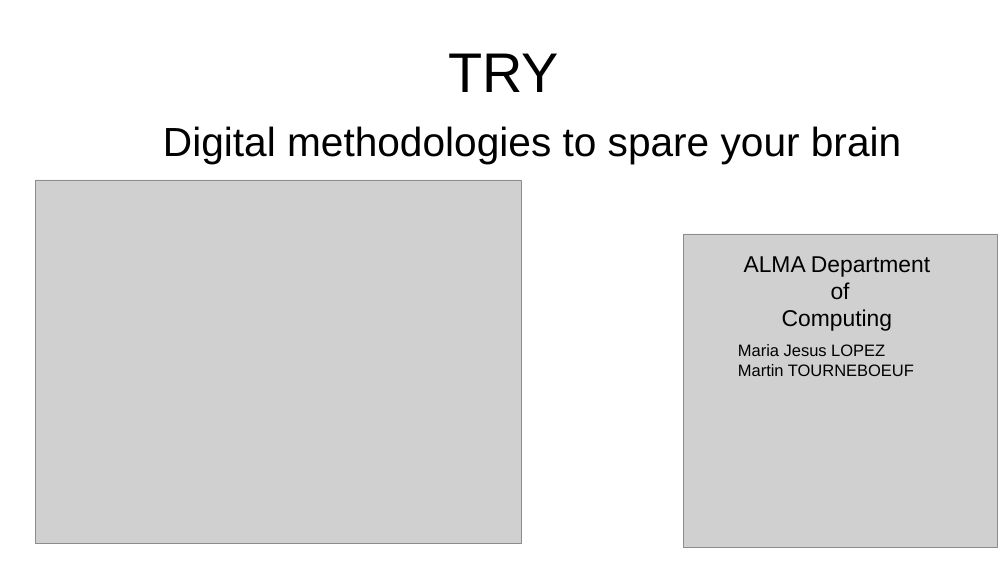
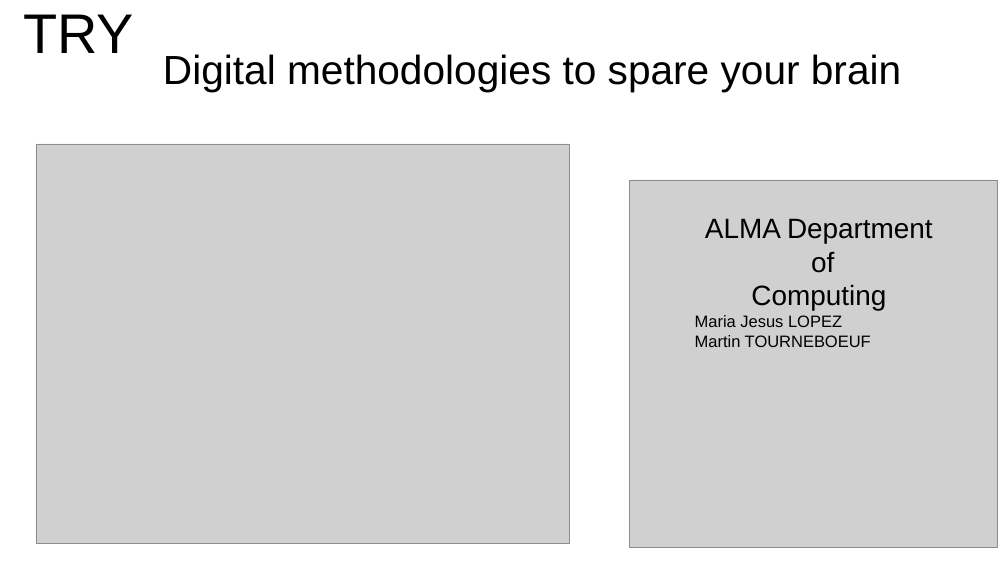
Before and after one commit to tinmarino/try, a slide deck: slide 1 of res/1_intro.odp. Drawn at 1008x567 pixels with LibreOffice and Linux fonts; fonts in the diff are those of the drawing; grey boxes stand for pictures. Boxes give left, top, right and bottom in pixels: in the first picture for what was removed or moved away, otherwise in the second. Text is boxed around its words. In the diff, an @@ line names an element or a change of style, - is before the commit and + after.

```diff
--- a/res/1_intro.odp
+++ b/res/1_intro.odp
@@ title "TRY": place and size @@
-title "TRY" at bbox=[449, 53, 560, 92]
+title "TRY" at bbox=[23, 14, 134, 53]
@@ subtitle "Digital methodologies to spare your ...": place and size @@
-subtitle "Digital methodologies to spare your ..." at bbox=[163, 126, 901, 164]
+subtitle "Digital methodologies to spare your ..." at bbox=[163, 54, 901, 92]
@@ picture: place and size @@
-picture at bbox=[36, 180, 521, 544]
+picture at bbox=[36, 144, 569, 543]
@@ picture: place and size @@
-picture at bbox=[684, 234, 998, 548]
+picture at bbox=[630, 180, 998, 548]
@@ text "ALMA Department": place and size @@
-text "ALMA Department" at bbox=[744, 256, 930, 331]
+text "ALMA Department" at bbox=[705, 218, 933, 310]
@@ text "ALMA Department" at bbox=[705, 218, 933, 310]: size 18 to 22 pt @@
@@ text "Maria Jesus LOPEZ Martin TOURNEBOEUF": place and size @@
-text "Maria Jesus LOPEZ Martin TOURNEBOEUF" at bbox=[738, 344, 914, 376]
+text "Maria Jesus LOPEZ Martin TOURNEBOEUF" at bbox=[695, 315, 871, 347]
```
Also in this commit, not shown: 5 other files.
